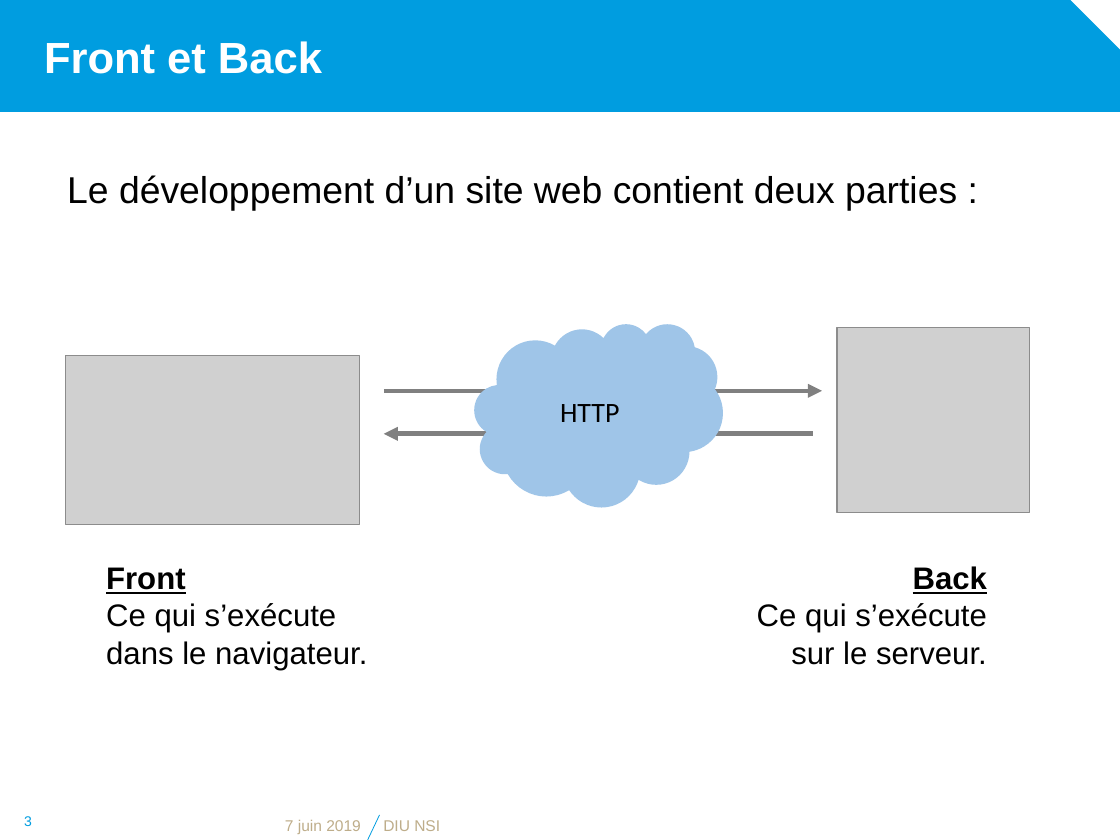
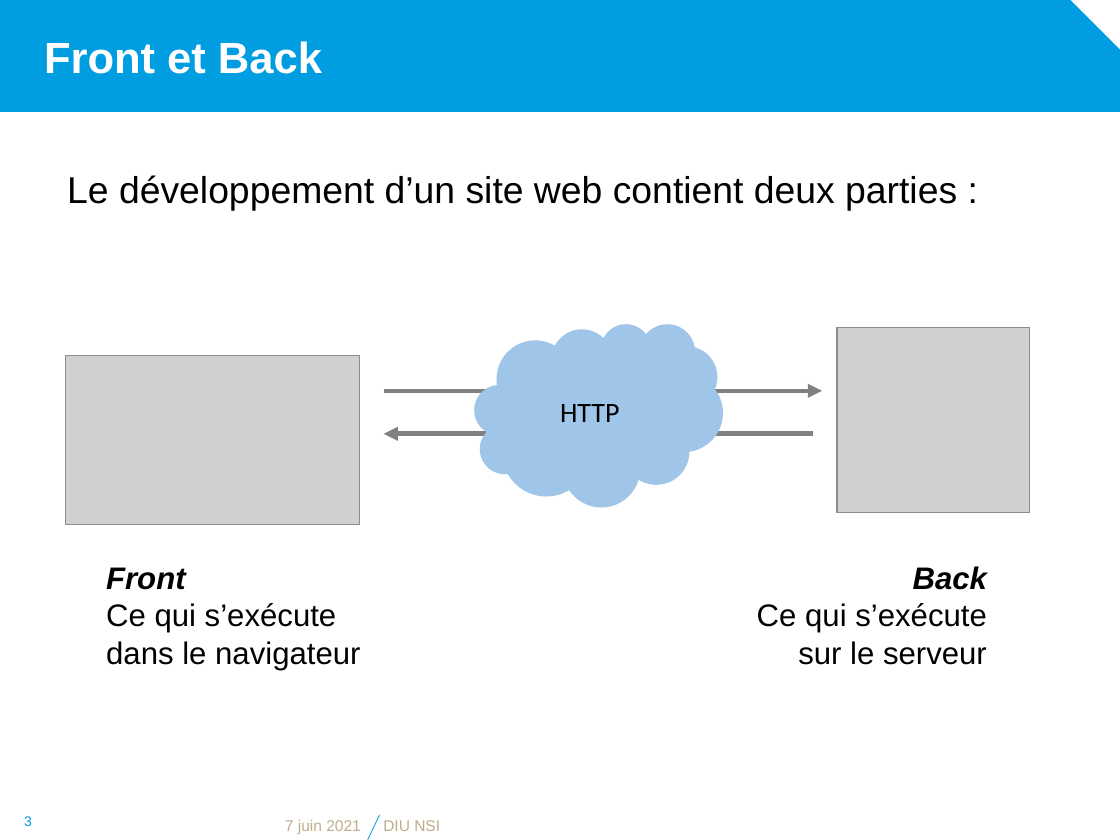
Before and after one commit to diu-uf-bordeaux/bloc1, a slide deck: slide 3 of web/5-Developpement/developpement.pptx. Drawn at 1120x840 pixels with LibreOffice and Linux fonts; fonts in the diff are those of the drawing; grey boxes stand for pictures; background and template pictures are left out. Boxes give left, top, right and bottom in pixels: in the first picture for what was removed or moved away, otherwise in the second. Text is boxed around its words. In the diff, an @@ line names an element or a change of style, - is before the commit and + after.

```diff
--- a/web/5-Developpement/developpement.pptx
+++ b/web/5-Developpement/developpement.pptx
@@ text at (x1=106, y1=567, x2=186, y2=590): italic on, underline off in "Front" @@
@@ text at (x1=913, y1=566, x2=987, y2=590): italic on, underline off in "Back" @@
@@ text at (x1=106, y1=603, x2=360, y2=670): text changed @@
-Ce qui s’exécute dans le navigateur.
+Ce qui s’exécute dans le navigateur
@@ text at (x1=757, y1=603, x2=987, y2=665): text changed @@
-Ce qui s’exécute sur le serveur.
+Ce qui s’exécute sur le serveur
@@ text at (x1=285, y1=820, x2=361, y2=834): text changed @@
-7 juin 2019
+7 juin 2021
```
Also in this commit, not shown: 7 other slides changed, 12 other files.
